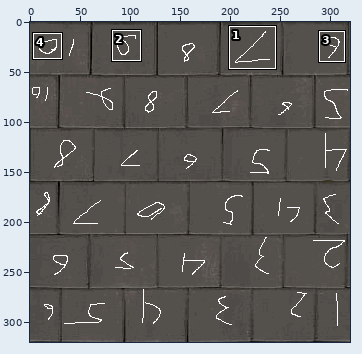
Two states of a sprite sheet, cache_assets/Guide.png. The picture above shows the old version from afar; the outline marks the close-up.
Close-up. As it was:
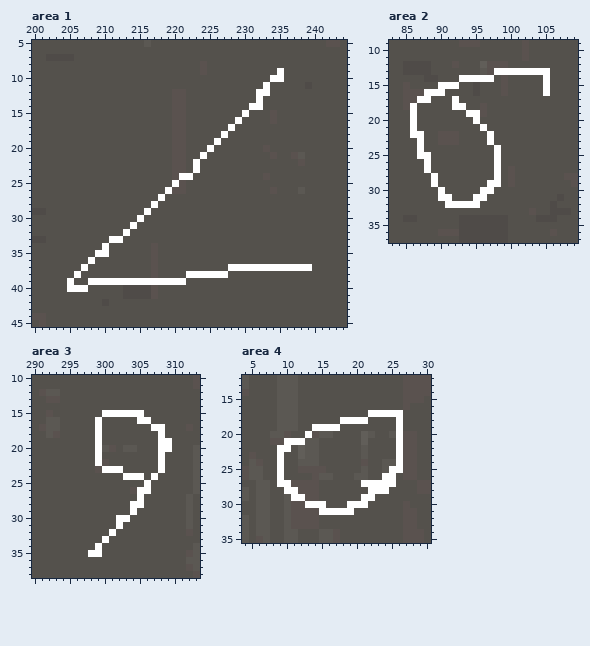
The file is 320x320 pixels. Colours within 5 levels of each other are drawn and written as one. Shown: area 1: x 200..244, y 5..45; area 2: x 83..109, y 9..37; area 3: x 290..313, y 10..38; area 4: x 4..30, y 12..35. The commit also changed other parts of the picture, which this record leaves out.
After:
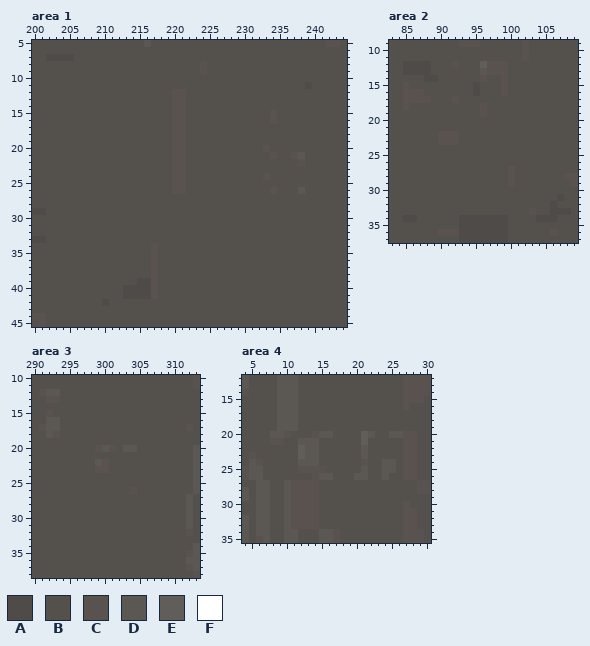
Palette (. is transparent): A #4f4b48  B #54514c  C #5a524f  D #5b5853  E #615e59  F #ffffff
Difference:
Area 1:
y 9: x 235 F -> B
y 10: x 234..235 FF -> BB
y 11: x 233 F -> B
y 12: x 232..233 FF -> BB
y 13: x 232 F -> B
y 14: x 231..232 FF -> BB
y 15: x 230 F -> B
y 16: x 229 F -> B
y 17: x 228 F -> B
y 18: x 227 F -> B
y 19: x 226 F -> B
y 20: x 225 F -> B
y 21: x 224 F -> B
y 22..23: x 223 F -> B
y 24: x 221..222 FF -> CB
y 25: x 220 F -> C
y 26: x 219 F -> B
y 27: x 218 F -> B
y 28: x 217 F -> B
y 29: x 216 F -> B
y 30: x 215 F -> B
y 31: x 214 F -> B
y 32: x 213 F -> B
y 33: x 211..212 FF -> BB
y 34: x 210 F -> B
y 35: x 209..210 FF -> BB
y 36: x 208 F -> B
y 37: x 207 F -> B; x 228..239 FFFFFFFFFFFF -> BBBBBBBBBBBB
y 38: x 206 F -> B; x 222..227 FFFFFF -> BBBBBB
y 39: x 205 F -> B; x 208..221 FFFFFFFFFFFFFF -> BBBBBBBAACBBBB
y 40: x 205..207 FFF -> BBB
Area 2:
y 13: x 98..105 FFFFFFFF -> CCBBBBBB
y 14: x 93..97 FFFFF -> BBBCB; x 105 F -> B
y 15: x 90..92 FFF -> BBB; x 105 F -> B
y 16: x 88..90 FFF -> BBB; x 105 F -> B
y 17: x 87..88 FF -> CC; x 92 F -> C
y 18: x 86 F -> B; x 92..93 FF -> BB
y 19: x 86 F -> B; x 94..95 FF -> BB
y 20: x 86 F -> B; x 95 F -> B
y 21: x 86 F -> B; x 96 F -> B
y 22: x 86..87 FF -> BB; x 97 F -> B
y 23: x 87 F -> B; x 97 F -> B
y 24: x 87 F -> B; x 98 F -> B
y 25: x 87..88 FF -> BB; x 98 F -> B
y 26..27: x 88 F -> B; x 98 F -> B
y 28: x 89 F -> B; x 98 F -> B
y 29: x 89 F -> B; x 97..98 FF -> BB
y 30: x 90 F -> B; x 96..97 FF -> BB
y 31: x 90..91 FF -> BB; x 95..96 FF -> BB
y 32: x 91..95 FFFFF -> BBBBB
Area 3:
y 15: x 300..305 FFFFFF -> BBBBBB
y 16: x 299 F -> B; x 305..306 FF -> BB
y 17: x 299 F -> B; x 307..308 FF -> BB
y 18: x 299 F -> B; x 308 F -> B
y 19: x 299 F -> B; x 308..309 FF -> BB
y 20: x 299 F -> C; x 308..309 FF -> BB
y 21: x 299 F -> B; x 308 F -> B
y 22: x 299 F -> D; x 308 F -> B
y 23: x 300..302 FFF -> CBB; x 308 F -> B
y 24: x 303..305 FFF -> BBB; x 307 F -> B
y 25: x 306 F -> B
y 26: x 305..306 FF -> BB
y 27: x 305 F -> B
y 28: x 304..305 FF -> BB
y 29: x 304 F -> B
y 30: x 302..303 FF -> BB
y 31: x 302 F -> B
y 32: x 301 F -> B
y 33: x 300 F -> B
y 34: x 299 F -> B
y 35: x 298..299 FF -> BB
Area 4:
y 17: x 22..26 FFFFF -> BBBBB
y 18: x 18..21 FFFF -> BBBB; x 26 F -> B
y 19: x 14..17 FFFF -> BBBB; x 26 F -> B
y 20: x 13 F -> B; x 26 F -> D
y 21: x 10..12 FFF -> BBD; x 26 F -> B
y 22: x 9..10 FF -> BB; x 26 F -> B
y 23..24: x 9 F -> B; x 26 F -> B
y 25: x 9 F -> B; x 25..26 FF -> DB
y 26: x 9 F -> B; x 24..25 FF -> DB
y 27: x 9..10 FF -> BD; x 21..25 FFFFF -> BBBBB
y 28: x 10..11 FF -> DC; x 22..24 FFF -> BBB
y 29: x 11..12 FF -> CC; x 21..22 FF -> BB
y 30: x 13..15 FFF -> CCB; x 19..21 FFF -> BBB
y 31: x 15..19 FFFFF -> BBBBB
Pixel boxes of the changes (left, top, right, bottom) in both close-ups:
changed: (67, 68, 312, 292)
changed: (410, 68, 550, 208)
changed: (88, 410, 172, 557)
changed: (277, 410, 403, 515)
